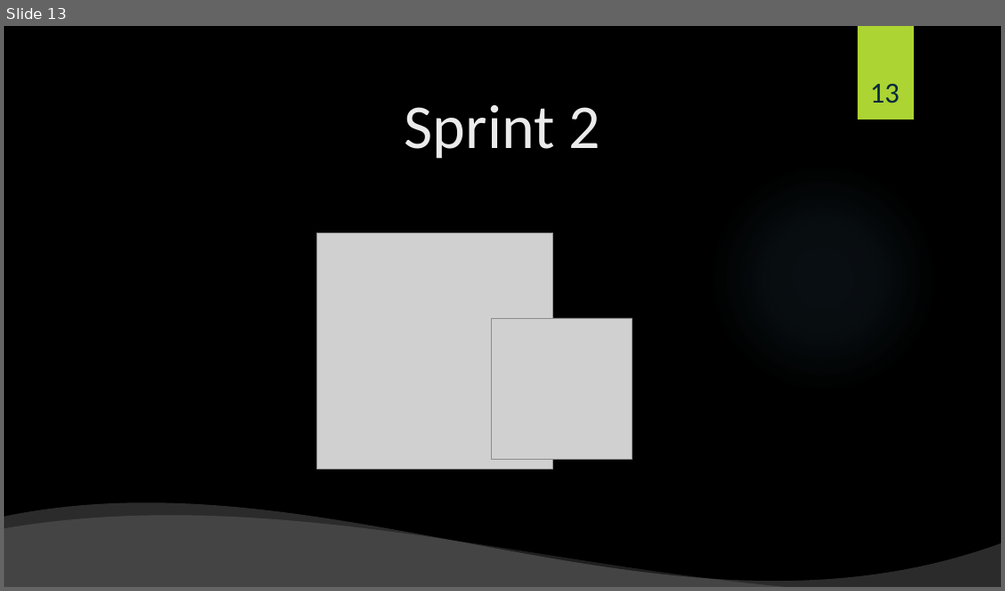
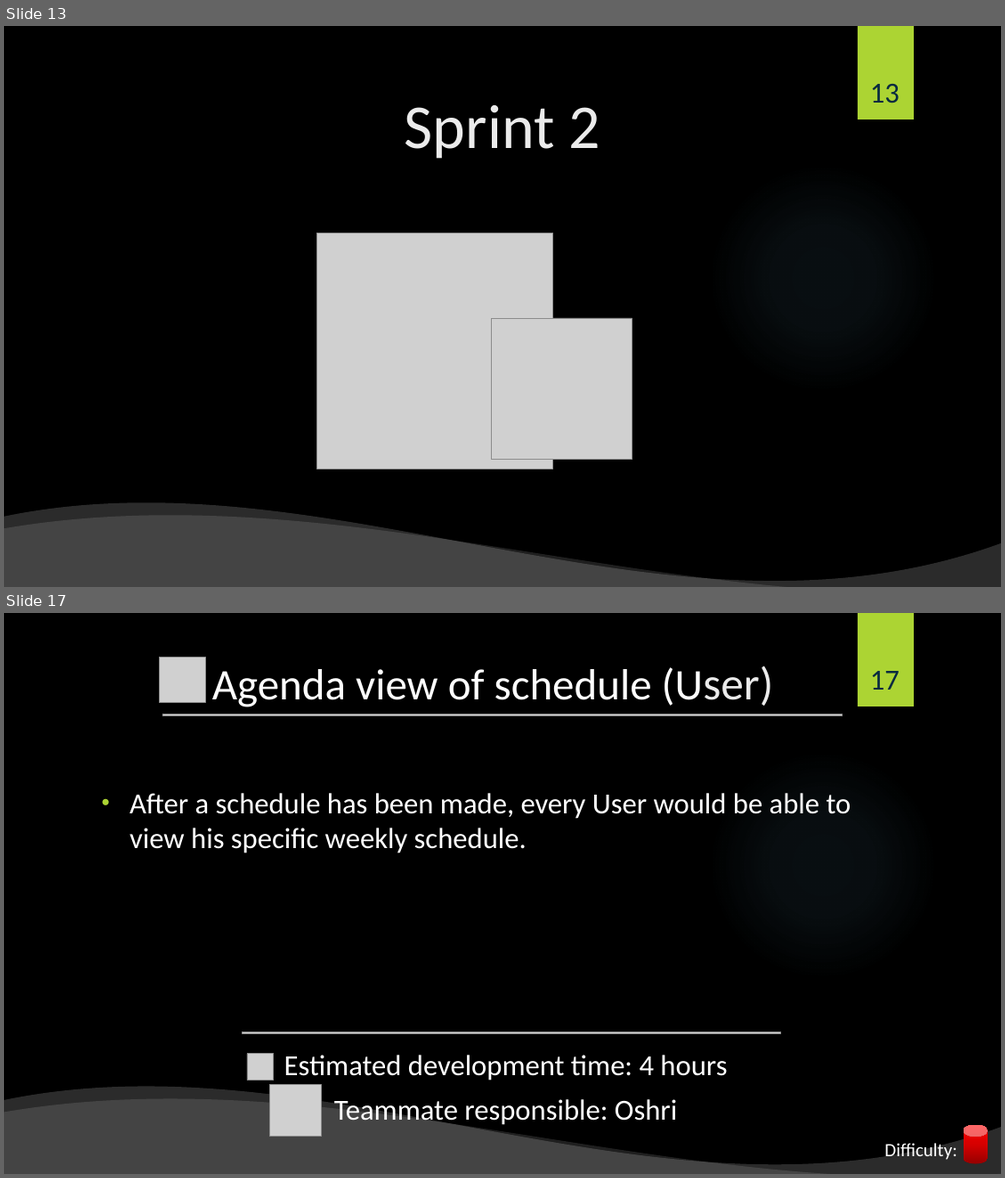
Before and after one commit to shiftlyapp/Shiftly, a slide deck: Backlog.pptx. Shown one above the other, each under a label of ours: slide 13 before the commit, slides 13 and 17 after it; the slides between them are not shown. The pictures are 1005x591 and 1005x1178 pixels, drawn with LibreOffice and Linux fonts; fonts in the diff are those of the drawing; grey boxes stand for pictures; background and template pictures are left out. Boxes give left, top, right and bottom in pixels: in the first picture for what was removed or moved away, otherwise in the second. Text is boxed around its words. In the diff, an @@ line names an element or a change of style, - is before the commit and + after.

```diff
--- a/Backlog.pptx
+++ b/Backlog.pptx
@@ slide 17 added at (x1=4, y1=613, x2=1001, y2=1174), background picture (left out); not listed: 2 template elements that a slide beside it also shows @@
@@ picture added at (x1=160, y1=657, x2=205, y2=702) @@
@@ title added at (x1=212, y1=666, x2=774, y2=707), 42 pt, text #FFFFFF @@
+Agenda view of schedule (User)
@@ page number added at (x1=870, y1=671, x2=899, y2=690), 28 pt, text #072A40 @@
+17
@@ picture added at (x1=162, y1=714, x2=842, y2=716) @@
@@ text added at (x1=129, y1=793, x2=851, y2=1127), 28 pt, text #FFFFFF @@
+• After a schedule has been made, every User would be able to view his specific weekly schedule.
+Estimated development time: 4 hours
+Teammate responsible: Oshri
@@ picture added at (x1=242, y1=1032, x2=780, y2=1033) @@
@@ picture added at (x1=247, y1=1054, x2=274, y2=1080) @@
@@ wave added at (x1=4, y1=1085, x2=1001, y2=1174), fill #FFFFFF at 17% opacity @@
@@ picture added at (x1=269, y1=1085, x2=321, y2=1136) @@
@@ wave added at (x1=4, y1=1097, x2=1001, y2=1174), fill #FFFFFF at 12% opacity @@
@@ text added at (x1=884, y1=1141, x2=956, y2=1159), 18 pt, text #FFFFFF @@
+Difficulty:
@@ cylinder added at (x1=963, y1=1125, x2=988, y2=1163), fill gradient #970000 to #D70000 to #FF0000 @@
```
Also in this commit, not shown: 12 slides changed.
